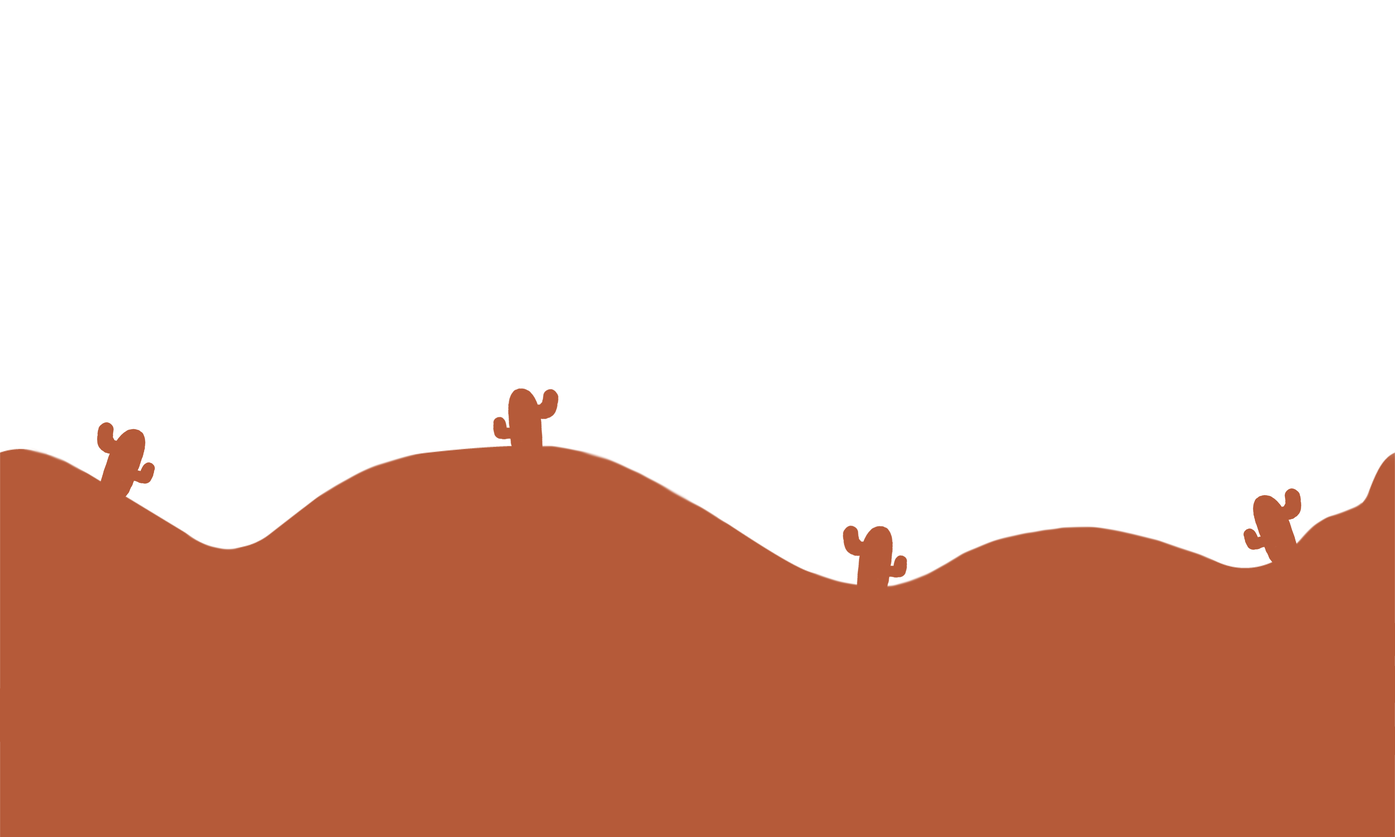
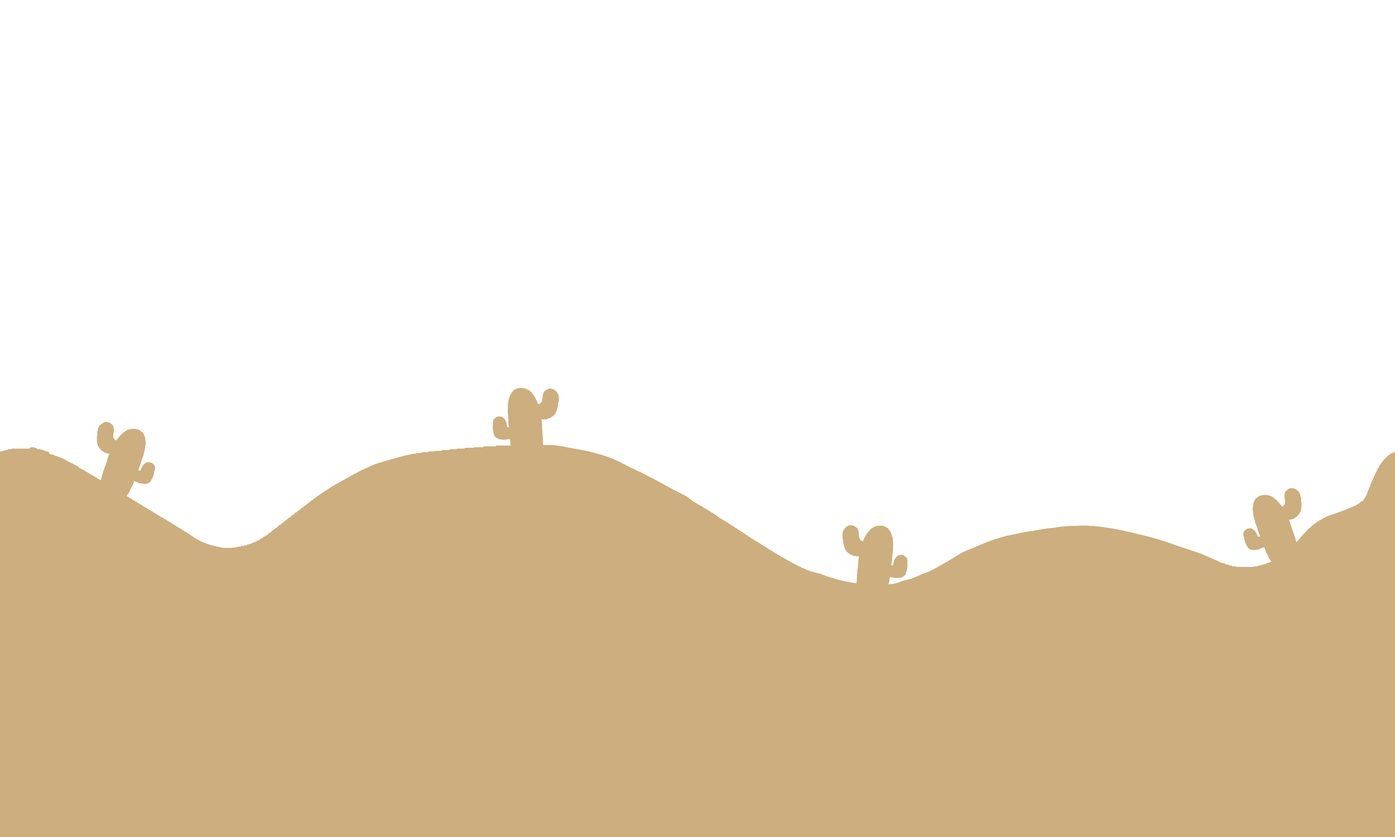
Comparing the layer stacks of the two 1395 x 837 images. Changes:
painted on "Inserted Image" (3rd of 4) over [0, 387, 1395, 837]
